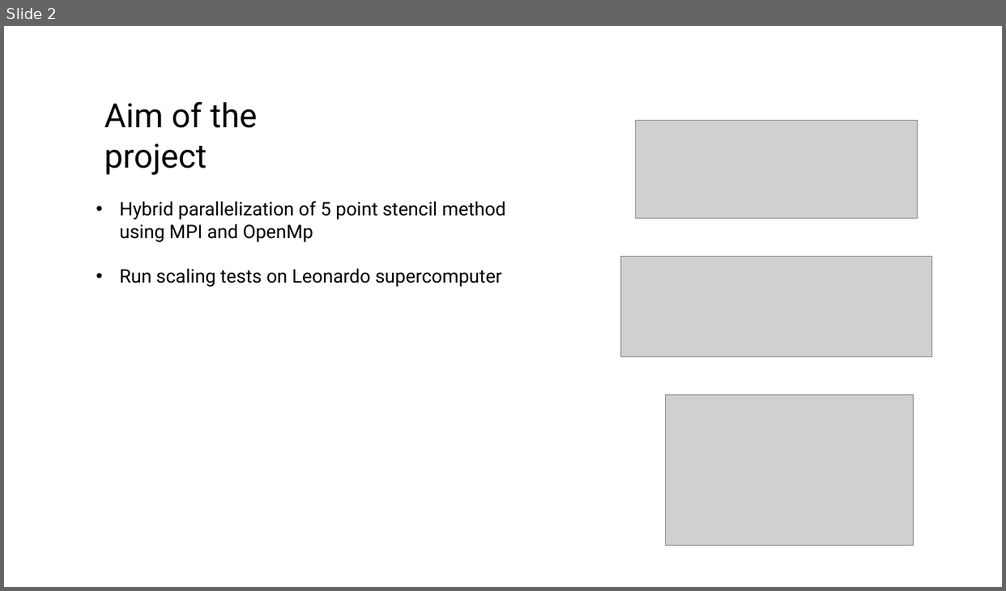
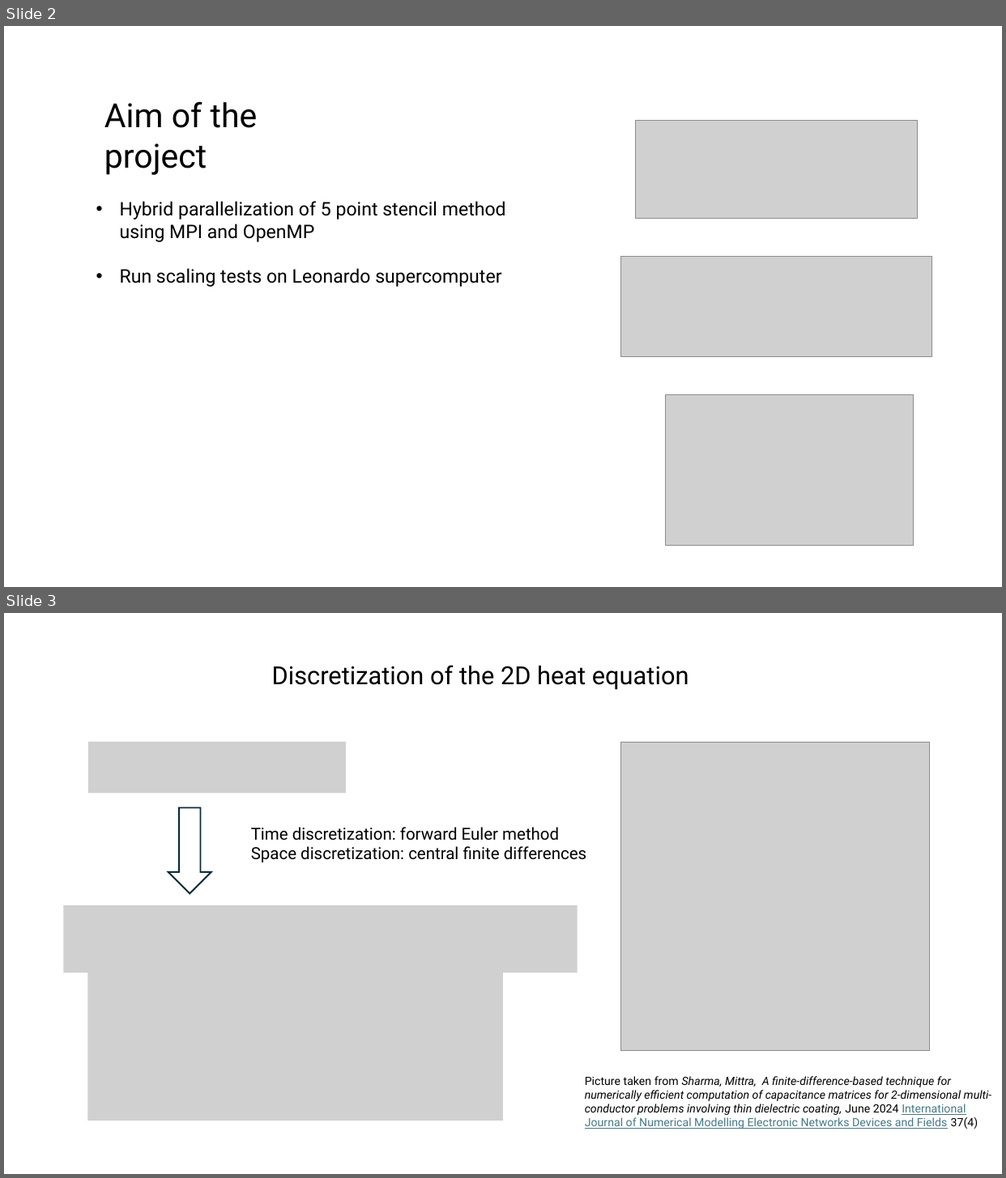
Before and after one commit to agnesevalentini/HPC_exam, a slide deck: HPC final project.pptx. Shown one above the other, each under a label of ours: slide 2 before the commit, slides 2 and 3 after it. The pictures are 1006x591 and 1006x1178 pixels, drawn with LibreOffice and Linux fonts; fonts in the diff are those of the drawing; grey boxes stand for pictures. Boxes give left, top, right and bottom in pixels: in the first picture for what was removed or moved away, otherwise in the second. Text is boxed around its words. In the diff, an @@ line names an element or a change of style, - is before the commit and + after.

```diff
--- a/HPC final project.pptx
+++ b/HPC final project.pptx
@@ slide 3 added at (4,613,1002,1174), background #FFFFFF @@
@@ text added at (272,665,689,690), 24 pt, text #000000 @@
+Discretization of the 2D heat equation
@@ picture added at (88,742,346,794) @@
@@ picture added at (621,743,929,1051) @@
@@ down arrow added at (168,807,211,894), outline #092A39 1.5 pt @@
@@ text added at (251,827,586,863), 16 pt, text #000000 @@
+Time discretization: forward Euler method
+Space discretization: central finite differences
@@ picture added at (64,905,577,973) @@
@@ picture added at (88,970,503,1122) @@
@@ text added at (585,1076,992,1129), 11 pt, text #000000, italic @@
+Picture taken from Sharma, Mittra, A finite‐difference‐based technique for numerically efficient computation of capacitance matrices for 2‐dimensional multi‐conductor problems involving thin dielectric coating, June 2024 International Journal of Numerical Modelling Electronic Networks Devices and Fields 37(4)
@@ slide 2 changed as well @@
@@ text at (120,201,506,242): text changed @@
-• Hybrid parallelization of 5 point stencil method using MPI and OpenMp
+• Hybrid parallelization of 5 point stencil method using MPI and OpenMP
```
Also in this commit, not shown: 1 other slide changed, 8 other slides added, 1 slide removed, 5 other files.
